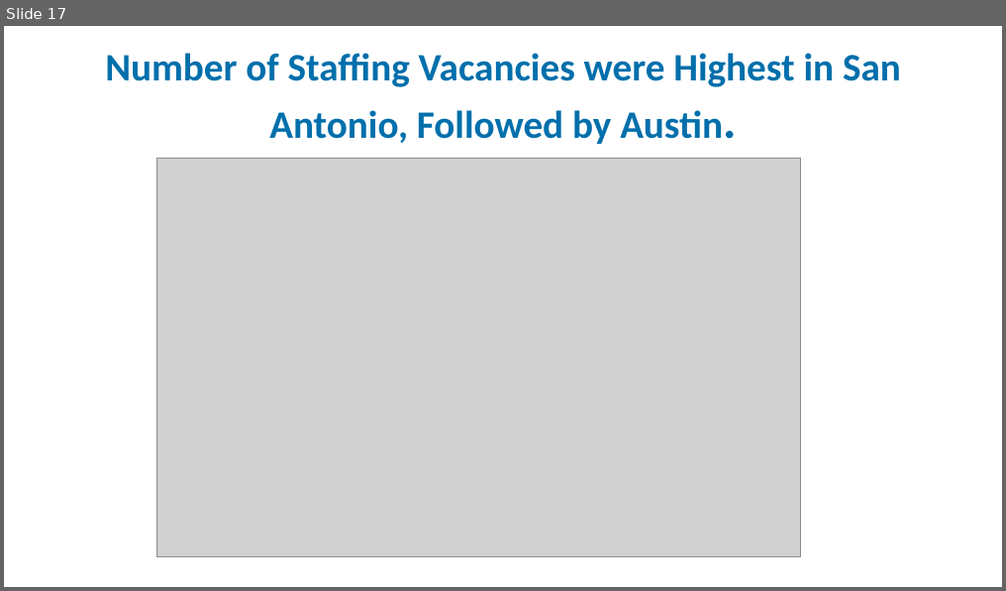
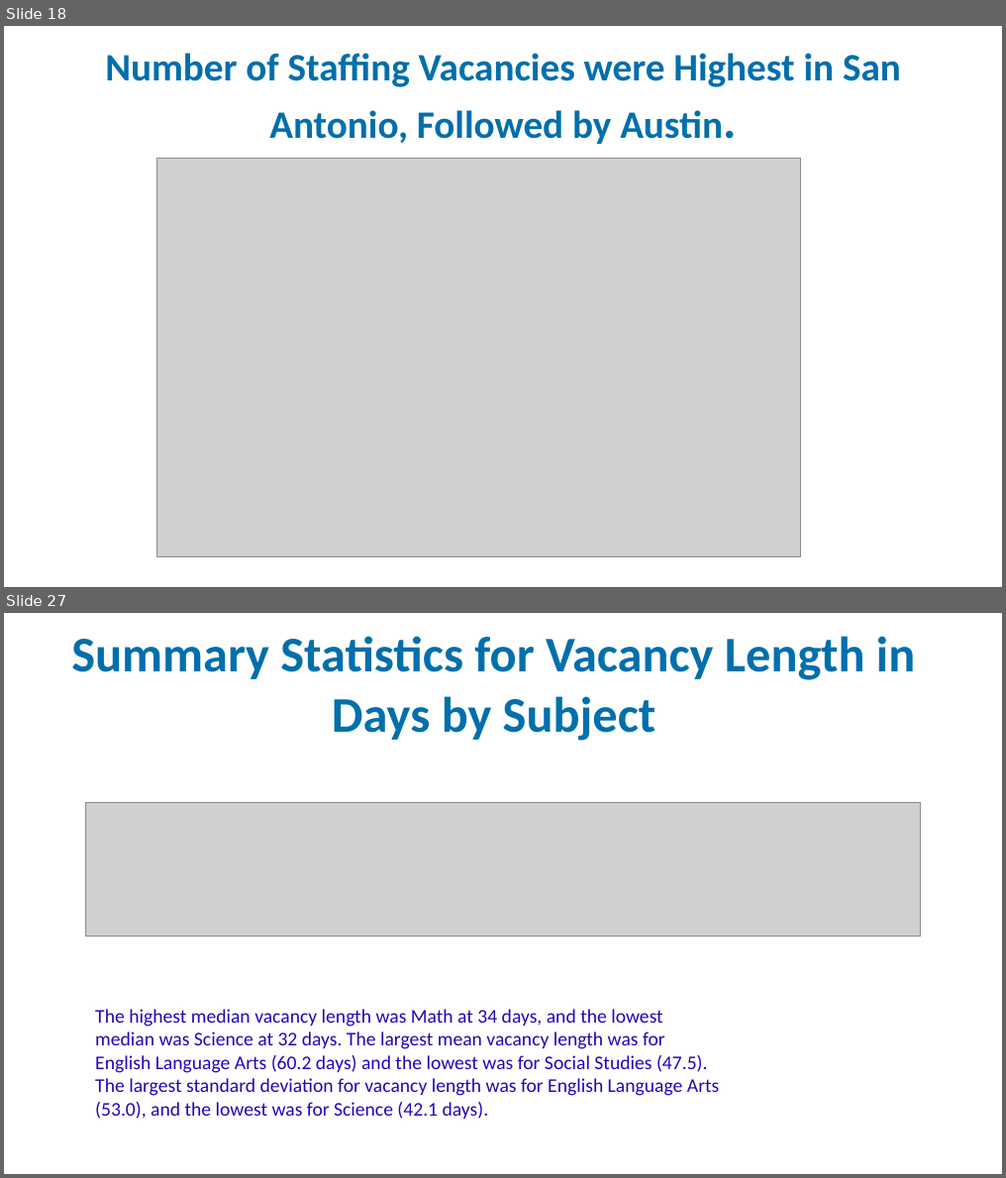
Before and after one commit to idea-analytics/Staffing_Trends_Performance_Vacancies, a slide deck: graphs/Staffing_Part1_23-24_preliminary_report.pptx. Shown one above the other, each under a label of ours: slide 17 before the commit, slides 18 and 27 after it; the slides between them are not shown. The pictures are 1006x591 and 1006x1178 pixels, drawn with LibreOffice and Linux fonts; fonts in the diff are those of the drawing; grey boxes stand for pictures; background and template pictures are left out. Boxes give left, top, right and bottom in pixels: in the first picture for what was removed or moved away, otherwise in the second. Text is boxed around its words. In the diff, an @@ line names an element or a change of style, - is before the commit and + after.

Commit message:
subject
added subject for FMLA and Vacancy data (4 subjects)

```diff
--- a/graphs/Staffing_Part1_23-24_preliminary_report.pptx
+++ b/graphs/Staffing_Part1_23-24_preliminary_report.pptx
@@ slide 27 added at [4, 613, 1002, 1174], background picture (left out) @@
@@ title added at [71, 636, 915, 741], 36 pt, text #006FAB, bold @@
+Summary Statistics for Vacancy Length in Days by Subject
@@ picture added at [86, 803, 921, 937] @@
@@ text added at [95, 1009, 719, 1119], 14 pt, text #2007B9 @@
+The highest median vacancy length was Math at 34 days, and the lowest median was Science at 32 days. The largest mean vacancy length was for English Language Arts (60.2 days) and the lowest was for Social Studies (47.5). The largest standard deviation for vacancy length was for English Language Arts (53.0), and the lowest was for Science (42.1 days).
@@ what was slide 17 is now slide 18 @@
```
Also in this commit, not shown: 2 slides changed, 35 other slides added, 2 other files.
